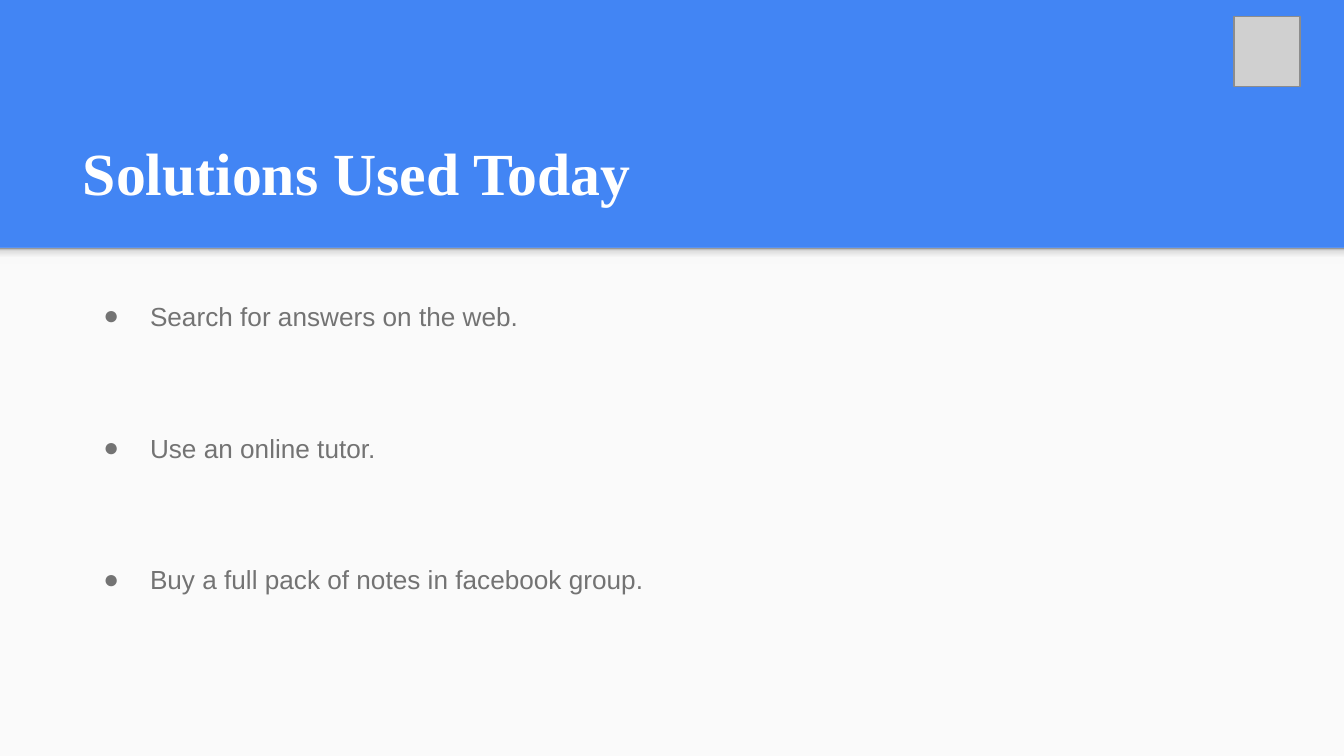
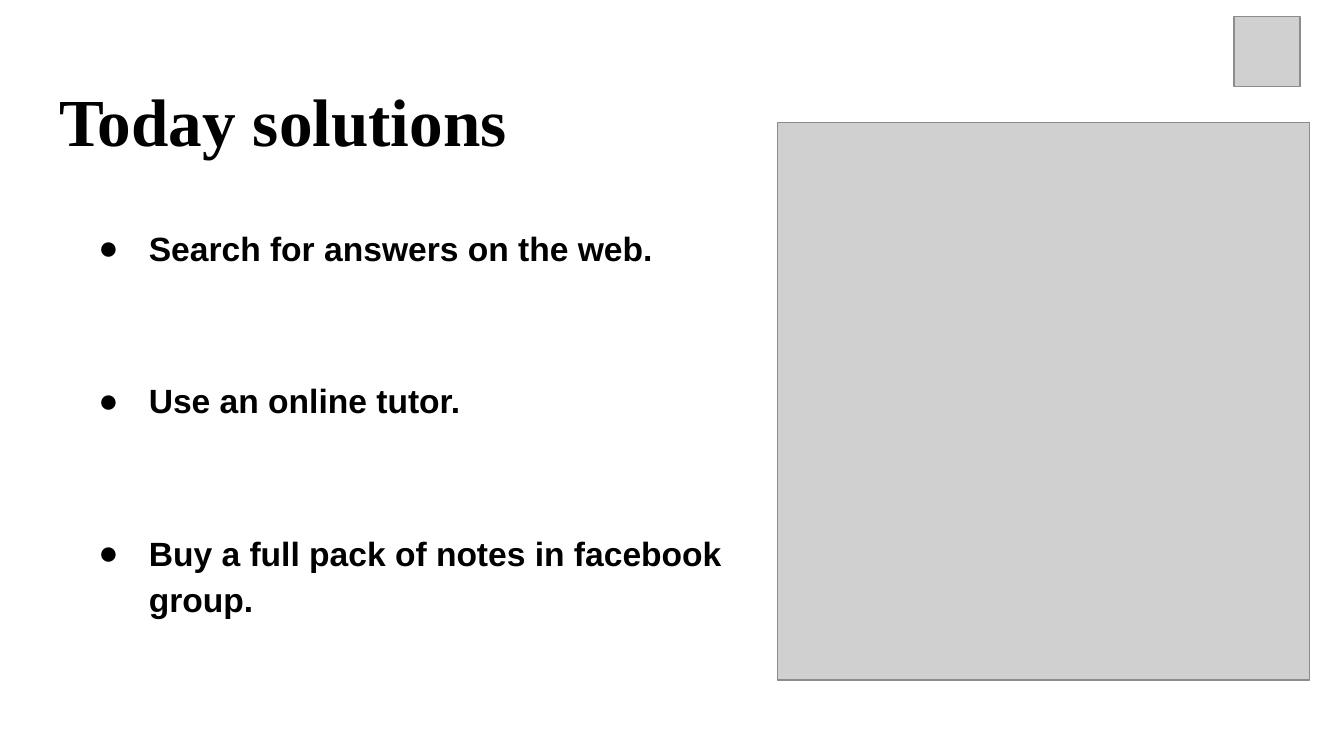
Before and after one commit to andreaardenti/Stusmart2, a slide deck: slide 4 of files/Final_Pitch.pptx. Drawn at 1344x756 pixels with LibreOffice and Linux fonts; fonts in the diff are those of the drawing; grey boxes stand for pictures. Boxes give left, top, right and bottom in pixels: in the first picture for what was removed or moved away, otherwise in the second. Text is boxed around its words. In the diff, an @@ line names an element or a change of style, - is before the commit and + after.

```diff
--- a/files/Final_Pitch.pptx
+++ b/files/Final_Pitch.pptx
@@ background #4285F4 to #FFFFFF @@
@@ title "Today solutions" at (59,99,507,158): vertical alignment bottom to top @@
@@ title at (59,99,507,158): text changed; size 32 to 36 pt; text colour #FFFFFF to #000000 @@
-Solutions Used Today
+Today solutions
@@ picture added at (777,122,1309,680) @@
@@ text "Search for answers on the ...": place and size @@
-text "Search for answers on the ..." at (150,307,643,595)
+text "Search for answers on the ..." at (149,236,721,618)
@@ text "Search for answers on the ..." at (149,236,721,618): size 14 to 18 pt, text colour #737373 to #000000, bold on; indent changed; bullet colour #737373 to #000000 @@
@@ rectangle removed at (0,247,1344,755) @@
@@ rectangle removed at (0,247,1344,263) @@
```
Also in this commit, not shown: 5 other slides changed, 7 slides added, 8 slides removed, 1 other file.
